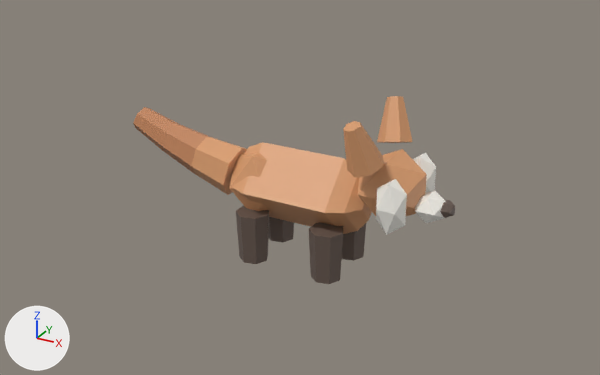
Before and after pictures for a commit that changed the glTF model public/studio/v2.15.0/d_redpanda/model.glb.
Both versions are drawn from a 50 mm camera at (4.56, -8.35, 5.13) aimed at (-0.11, 0.13, 0.88). Lighting does not change. The marker at lower left points along +X, +Y and +Z. The picture after the commit comes second. Where no turn or scale is listed for an object, it has been applied to the vertices.

In view in the first picture: 'part0', 'part1', 'part11', 'part12', 'part13', 'part14', 'part15', 'part16', 'part17', 'part2', 'part3', 'part5', 'part6', 'part7', 'part8' and 1 more.
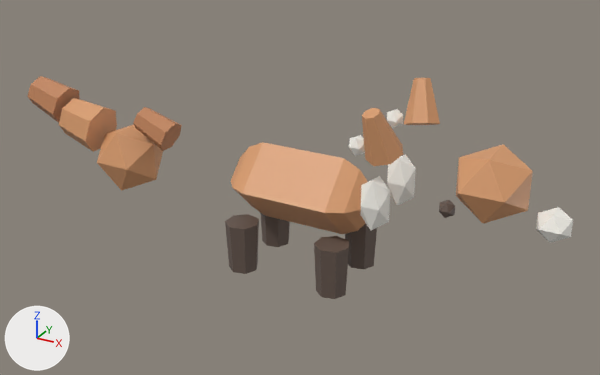
Pixel boxes (x1, y1, x2, y2) of what changed, in the pictures (600 x 375 px):
'part2', moved: before (357, 149, 427, 216); after (456, 144, 533, 224)
'part1', moved: before (230, 153, 271, 214); after (97, 125, 163, 191)
'part11', moved: before (191, 137, 247, 195); after (59, 98, 117, 152)
'part8', moved: before (343, 121, 384, 177); after (362, 108, 403, 166)
'part15', moved: before (309, 222, 343, 284); after (314, 236, 349, 299)
'part12', moved: before (161, 123, 213, 174); after (27, 76, 80, 123)
'part7', moved: before (377, 96, 412, 143); after (404, 78, 440, 125)
'part17', moved: before (236, 206, 269, 264); after (225, 214, 259, 274)
'part6', moved: before (376, 179, 407, 235); after (360, 176, 390, 230)
'part3', moved: before (415, 190, 446, 223); after (536, 207, 573, 243)
'part5', moved: before (413, 152, 436, 193); after (387, 154, 416, 206)
'part14', moved: before (342, 223, 366, 261); after (345, 223, 377, 269)
'part16', moved: before (269, 217, 294, 242); after (260, 213, 290, 247)

What changed in the scene script:
```text
Change me_geometry_1:
    remove me_geometry_1.from_pydata(...)  # 12 vertices, 20 faces; spans x -0.985..-0.135, y -0.4..0.4, z 0.505..1.355
    add me_geometry_1.from_pydata(...)  # 12 vertices, 20 faces; spans x -3.16..-2.309, y -0.4..0.4, z 0.427..1.278
    me_geometry_1 part 1: the whole mesh is moved by (-2.174, 0.0, -0.078)
Change me_geometry_2:
    remove me_geometry_2.from_pydata(...)  # 12 vertices, 20 faces; spans x 0.792..1.608, y -0.425..0.425, z 0.856..1.604
    add me_geometry_2.from_pydata(...)  # 12 vertices, 20 faces; spans x 1.969..2.785, y -0.425..0.425, z 1.13..1.879
    me_geometry_2 part 2: the whole mesh is moved by (1.177, 0.0, 0.275)
Change me_geometry_3:
    remove me_geometry_3.from_pydata(...)  # 12 vertices, 20 faces; spans x 1.493..1.867, y -0.196..0.196, z 0.908..1.232
    add me_geometry_3.from_pydata(...)  # 12 vertices, 20 faces; spans x 2.891..3.266, y -0.196..0.196, z 1.008..1.332
    me_geometry_3 part 3: the whole mesh is moved by (1.399, 0.0, 0.1)
Change me_geometry_5:
    remove me_geometry_5.from_pydata(...)  # 12 vertices, 20 faces; spans x 1.201..1.559, y 0.307..0.613, z 0.884..1.496
    add me_geometry_5.from_pydata(...)  # 12 vertices, 20 faces; spans x 0.975..1.332, y 0.231..0.538, z 0.844..1.457
    me_geometry_5 part 4: the whole mesh is moved by (-0.226, -0.075, -0.039)
Change me_geometry_6:
    remove me_geometry_6.from_pydata(...)  # 12 vertices, 20 faces; spans x 1.201..1.559, y -0.613..-0.307, z 0.884..1.496
    add me_geometry_6.from_pydata(...)  # 12 vertices, 20 faces; spans x 0.975..1.332, y -0.538..-0.231, z 0.844..1.457
    me_geometry_6 part 5: the whole mesh is moved by (-0.226, 0.075, -0.039)
Change me_geometry_7:
    remove me_geometry_7.from_pydata(...)  # 16 vertices, 28 faces; spans x 0.842..1.256, y 0.216..0.691, z 1.53..2.148
    add me_geometry_7.from_pydata(...)  # 16 vertices, 28 faces; spans x 1.119..1.533, y 0.351..0.826, z 1.764..2.382
    me_geometry_7 part 6: the whole mesh is moved by (0.277, 0.135, 0.234)
Change me_geometry_8:
    remove me_geometry_8.from_pydata(...)  # 16 vertices, 28 faces; spans x 0.842..1.256, y -0.691..-0.216, z 1.53..2.148
    add me_geometry_8.from_pydata(...)  # 16 vertices, 28 faces; spans x 1.119..1.533, y -0.826..-0.351, z 1.764..2.382
    me_geometry_8 part 7: the whole mesh is moved by (0.277, -0.135, 0.234)
Change me_geometry_11:
    remove me_geometry_11.from_pydata(...)  # 16 vertices, 28 faces; spans x -1.536..-0.875, y -0.331..0.331, z 0.691..1.383
    add me_geometry_11.from_pydata(...)  # 16 vertices, 28 faces; spans x -3.801..-3.14, y -0.331..0.331, z 0.871..1.563
    me_geometry_11 part 8: the whole mesh is moved by (-2.265, 0.0, 0.18)
Change me_geometry_12:
    remove me_geometry_12.from_pydata(...)  # 16 vertices, 28 faces; spans x -2.058..-1.398, y -0.273..0.273, z 0.869..1.48
    add me_geometry_12.from_pydata(...)  # 16 vertices, 28 faces; spans x -4.406..-3.745, y -0.273..0.273, z 1.187..1.798
    me_geometry_12 part 9: the whole mesh is moved by (-2.348, 0.0, 0.318)
Change me_geometry_14:
    remove me_geometry_14.from_pydata(...)  # 16 vertices, 28 faces; spans x 0.322..0.74, y 0.126..0.554, z 0.0..0.65
    add me_geometry_14.from_pydata(...)  # 16 vertices, 28 faces; spans x 0.437..0.856, y 0.201..0.63, z -0.135..0.515
    me_geometry_14 part 10: the whole mesh is moved by (0.116, 0.076, -0.135)
Change me_geometry_15:
    remove me_geometry_15.from_pydata(...)  # 16 vertices, 28 faces; spans x 0.322..0.74, y -0.554..-0.126, z 0.0..0.65
    add me_geometry_15.from_pydata(...)  # 16 vertices, 28 faces; spans x 0.437..0.856, y -0.63..-0.201, z -0.135..0.515
    me_geometry_15 part 11: the whole mesh is moved by (0.116, -0.076, -0.135)
Change me_geometry_16:
    remove me_geometry_16.from_pydata(...)  # 16 vertices, 28 faces; spans x -0.718..-0.3, y 0.126..0.554, z 0.0..0.65
    add me_geometry_16.from_pydata(...)  # 16 vertices, 28 faces; spans x -0.834..-0.416, y 0.201..0.63, z -0.135..0.515
    me_geometry_16 part 12: the whole mesh is moved by (-0.116, 0.076, -0.135)
Change me_geometry_17:
    remove me_geometry_17.from_pydata(...)  # 16 vertices, 28 faces; spans x -0.718..-0.3, y -0.554..-0.126, z 0.0..0.65
    add me_geometry_17.from_pydata(...)  # 16 vertices, 28 faces; spans x -0.834..-0.416, y -0.63..-0.201, z -0.135..0.515
    me_geometry_17 part 13: the whole mesh is moved by (-0.116, -0.076, -0.135)
```
